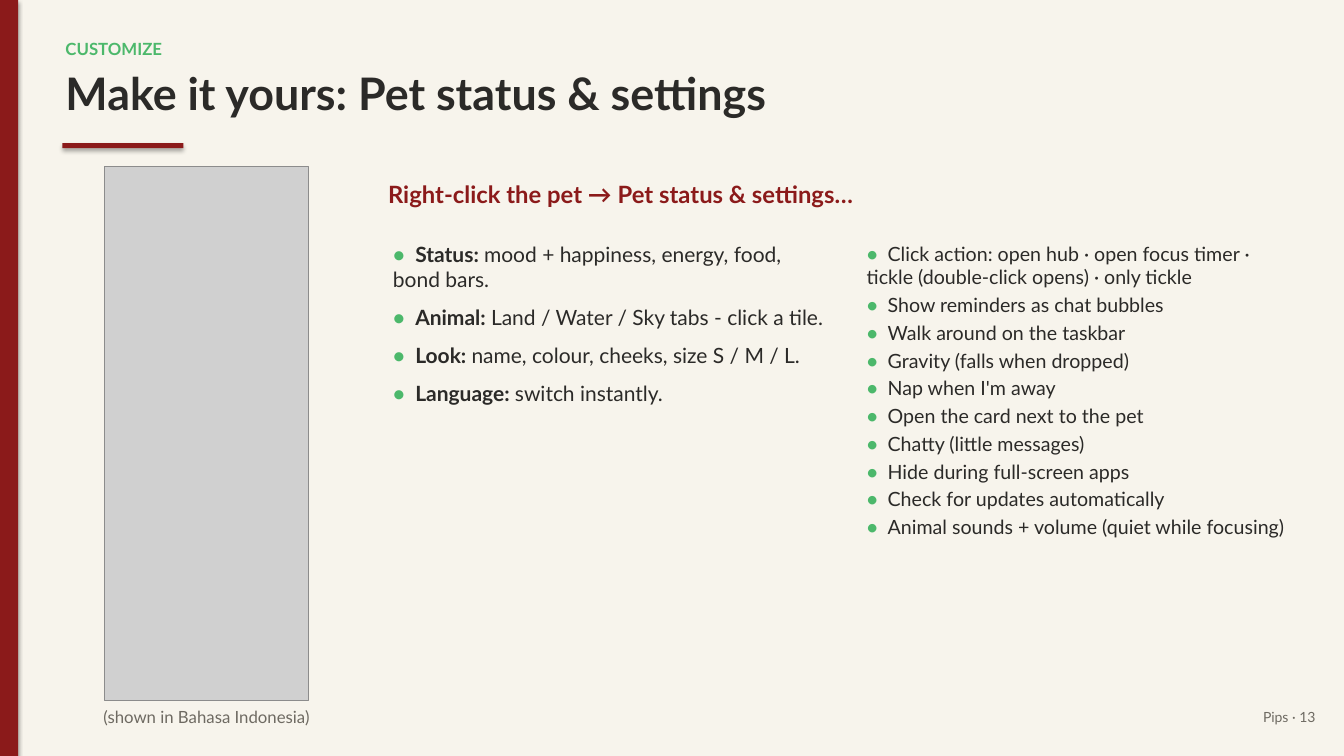
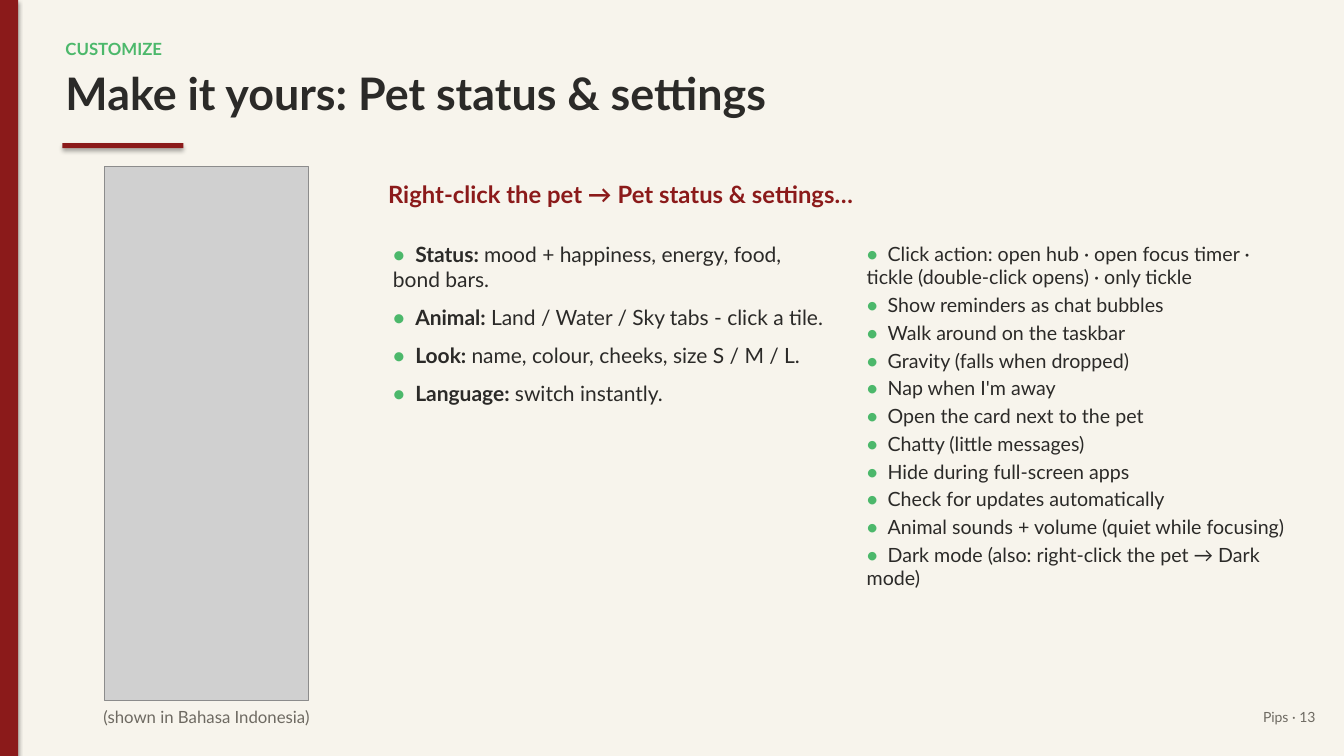
Before and after one commit to juw12/projects, a slide deck: slide 13 of apps/pips/web/download/Pips-Guide.pptx. Drawn at 1344x756 pixels with LibreOffice and Linux fonts; fonts in the diff are those of the drawing; grey boxes stand for pictures. Boxes give left, top, right and bottom in pixels: in the first picture for what was removed or moved away, otherwise in the second. Text is boxed around its words. In the diff, an @@ line names an element or a change of style, - is before the commit and + after.

Commit message:
pips 2.6.0: Profiles, ranks, online status & dark mode

```diff
--- a/apps/pips/web/download/Pips-Guide.pptx
+++ b/apps/pips/web/download/Pips-Guide.pptx
@@ text at box(867, 547, 1260, 588): paragraph added @@
+• Dark mode (also: right-click the pet → Dark mode)
```
Also in this commit, not shown: 4 other slides changed, 11 other files.
